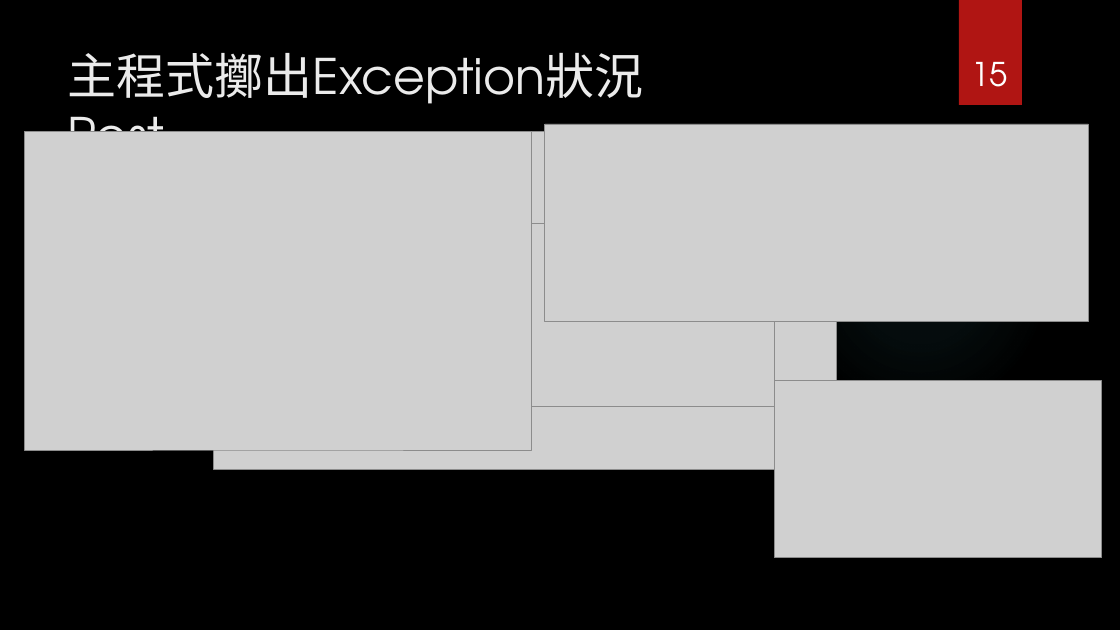
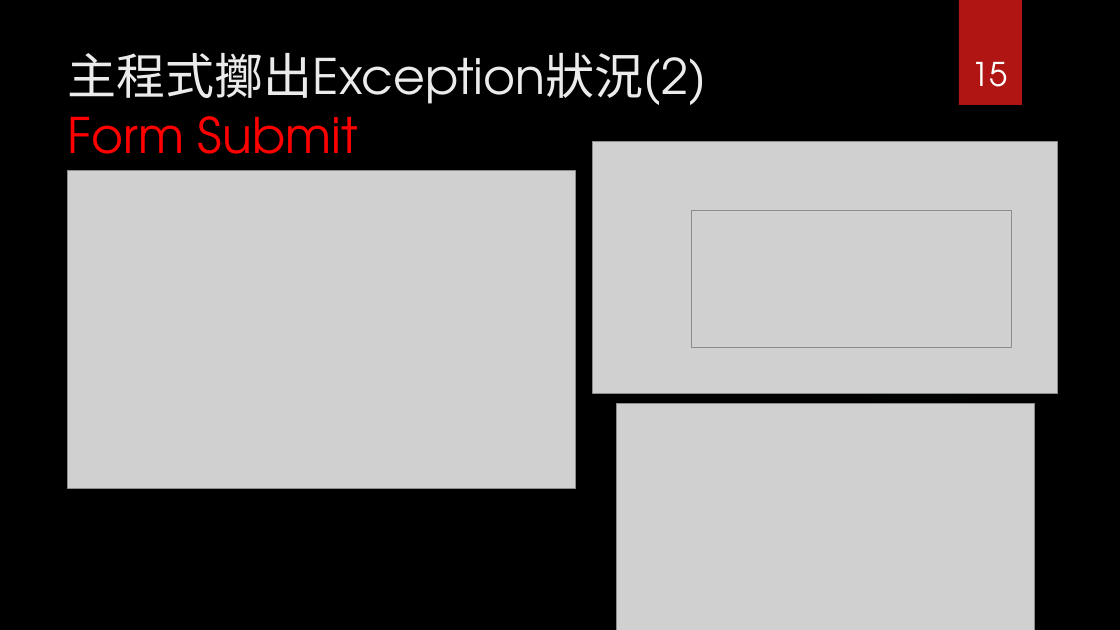
Before and after one commit to Szying/Js_Tools, a slide deck: slide 15 of 補充報告.pptx. Drawn at 1120x630 pixels with LibreOffice and Linux fonts; fonts in the diff are those of the drawing; grey boxes stand for pictures; background and template pictures are left out. Boxes give left, top, right and bottom in pixels: in the first picture for what was removed or moved away, otherwise in the second. Text is boxed around its words. In the diff, an @@ line names an element or a change of style, - is before the commit and + after.

```diff
--- a/補充報告.pptx
+++ b/補充報告.pptx
@@ title at (68,53,707,176): text changed @@
-主程式擲出Exception狀況
-Post
+主程式擲出Exception狀況(2)
+Form Submit
@@ picture removed at (545,124,1089,322) @@
@@ picture: place and size @@
-picture at (213,132,838,470)
+picture at (593,142,1059,394)
@@ picture: place and size @@
-picture at (24,132,532,450)
+picture at (68,171,576,489)
@@ picture: place and size @@
-picture at (345,223,774,408)
+picture at (691,210,1011,347)
@@ picture: place and size @@
-picture at (775,381,1102,558)
+picture at (617,404,1034,630)
```
Also in this commit, not shown: 17 other slides changed, 1 slide added, 6 slides removed.
